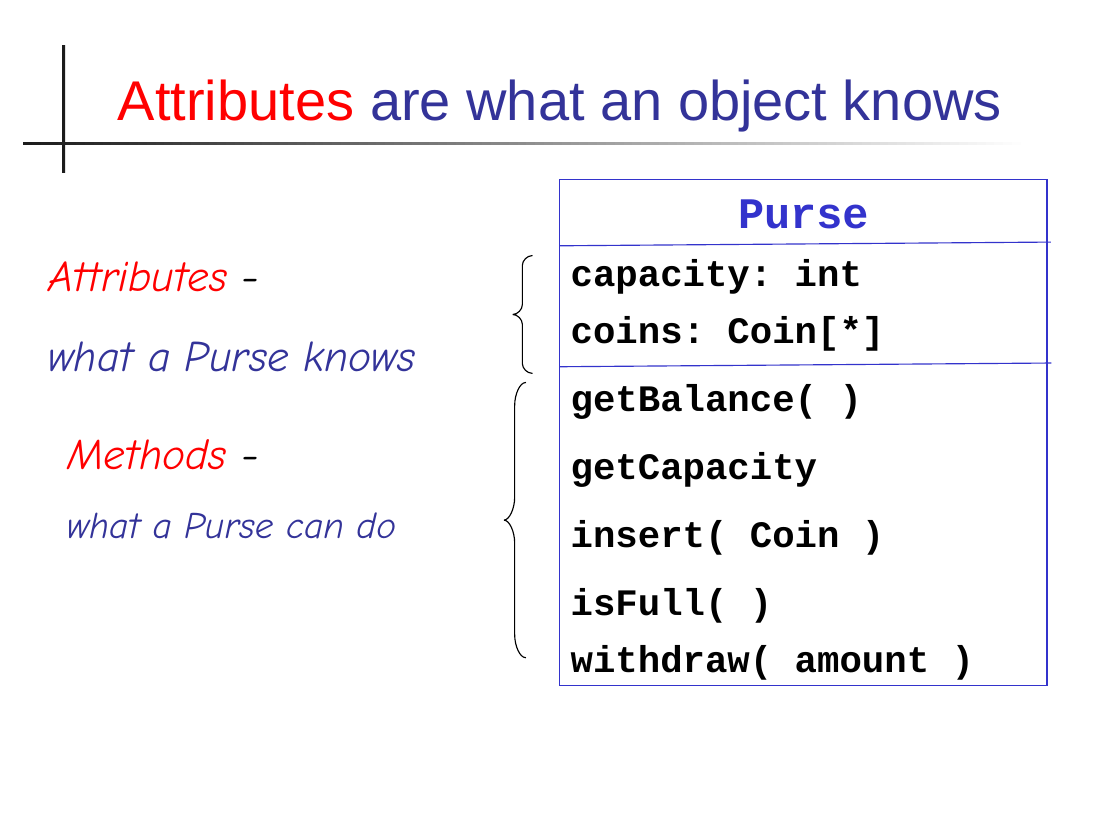
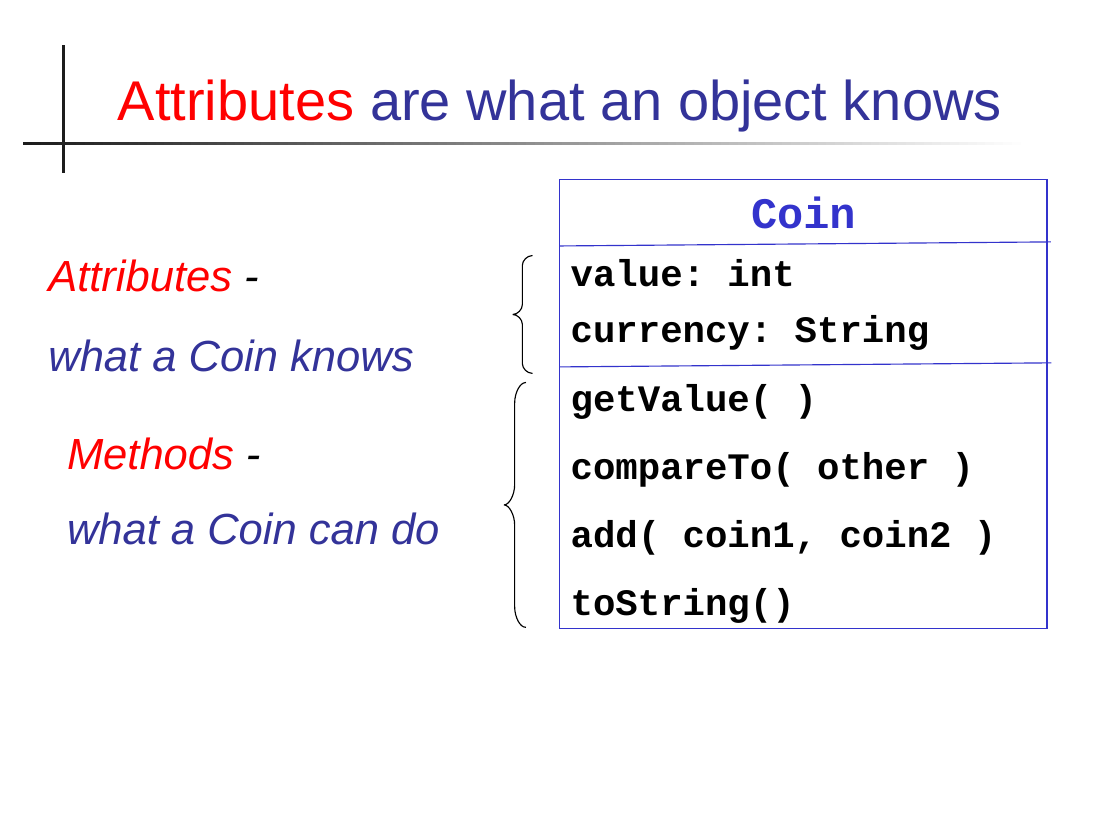
Before and after one commit to cpske/programming1, a slide deck: slide 26 of week2/X-Java-Basics.ppt. Drawn at 1120x840 pixels with LibreOffice and Linux fonts; fonts in the diff are those of the drawing. Boxes give left, top, right and bottom in pixels: in the first picture for what was removed or moved away, otherwise in the second. Text is boxed around its words. In the diff, an @@ line names an element or a change of style, - is before the commit and + after.

Commit message:
move Tools to Resources, update slides

```diff
--- a/week2/X-Java-Basics.ppt
+++ b/week2/X-Java-Basics.ppt
@@ rectangle "Coin" resized from (x1=560, y1=179, x2=1047, y2=685) to (x1=560, y1=179, x2=1047, y2=628) @@
@@ text in rectangle at (x1=571, y1=196, x2=952, y2=623): text changed @@
-Purse
-capacity: int
-coins: Coin[*]
-getBalance( )
-getCapacity
-insert( Coin )
-isFull( )
-withdraw( amount )
+Coin
+value: int
+currency: String
+getValue( )
+compareTo( other )
+add( coin1, coin2 )
+toString()
@@ text at (x1=48, y1=259, x2=232, y2=292): font Comic Neue to Arial in "Attributes -" @@
@@ text at (x1=48, y1=339, x2=413, y2=372): text changed; font Comic Neue to Arial @@
-what a Purse knows
+what a Coin knows
@@ freeform shape resized from (x1=504, y1=383, x2=525, y2=659) to (x1=504, y1=383, x2=525, y2=627) @@
@@ text at (x1=67, y1=437, x2=234, y2=470): font Comic Neue to Arial in "Methods -" @@
@@ text at (x1=67, y1=512, x2=439, y2=545): text changed; size 24 to 28 pt; font Comic Neue to Arial @@
-what a Purse can do
+what a Coin can do
```
Also in this commit, not shown: 21 other slides changed, 7 other files.
